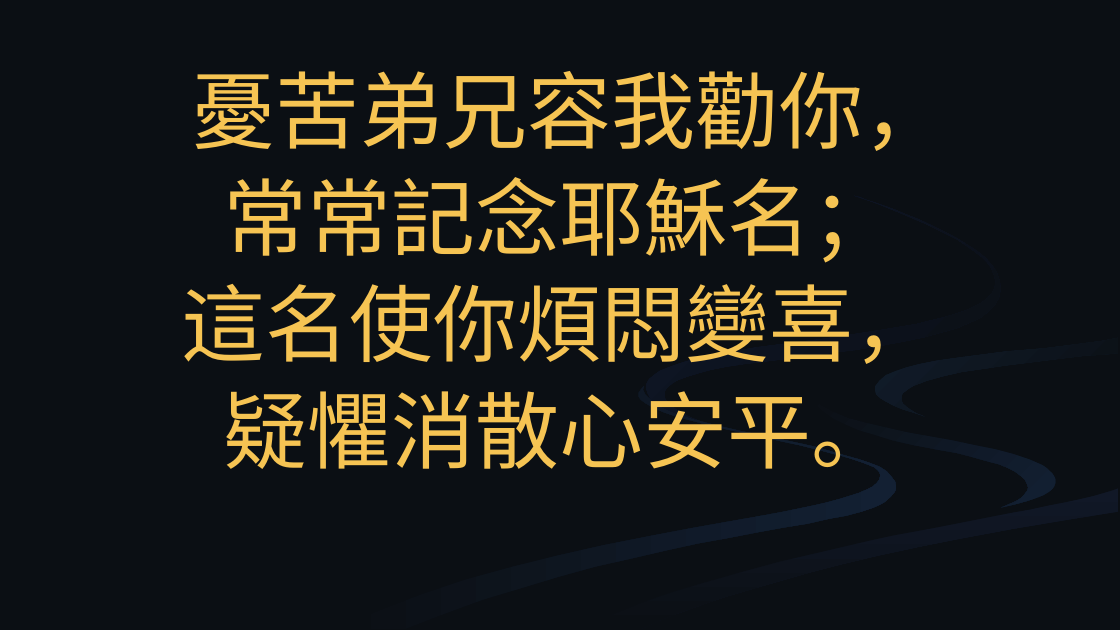
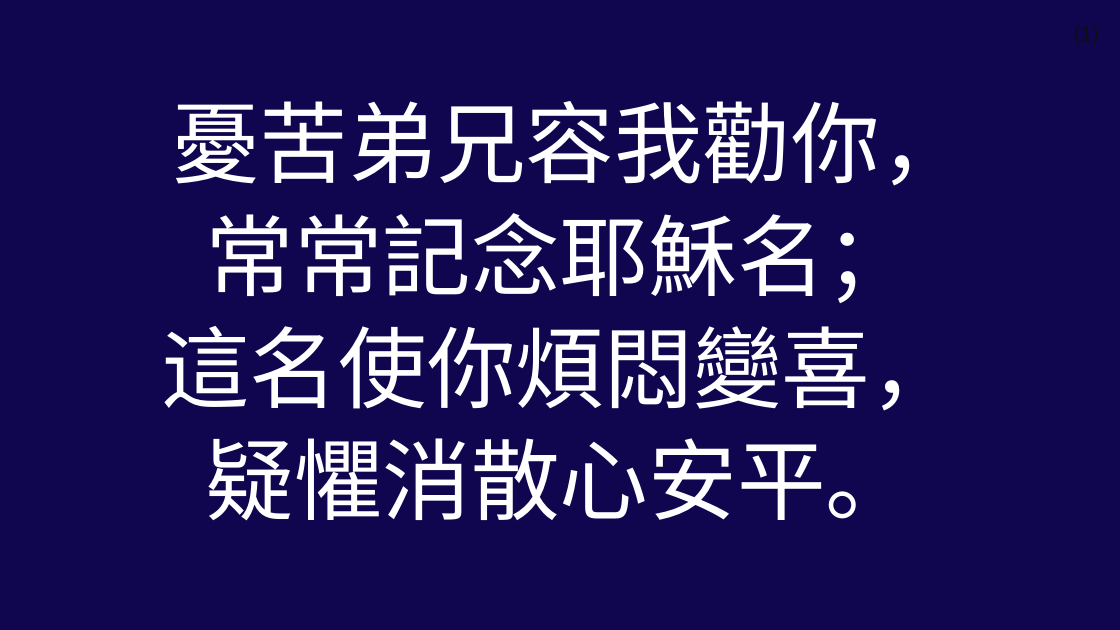
Before and after one commit to mvccc/zanmei, a slide deck: slide 2 of processed/mvccc/157_記念主名.pptx. Drawn at 1120x630 pixels with LibreOffice and Linux fonts; fonts in the diff are those of the drawing; background and template pictures are left out. Boxes give left, top, right and bottom in pixels: in the first picture for what was removed or moved away, otherwise in the second. Text is boxed around its words. In the diff, an @@ line names an element or a change of style, - is before the commit and + after.

```diff
--- a/processed/mvccc/157_記念主名.pptx
+++ b/processed/mvccc/157_記念主名.pptx
@@ background #0B0F14 to picture (left out) @@
@@ text added at box(973, 21, 1099, 55), 18 pt, text #0B0F14 @@
+(1)
@@ text "憂苦弟兄容我勸你，": place and size @@
-text "憂苦弟兄容我勸你，" at box(182, 71, 947, 469)
+text "憂苦弟兄容我勸你，" at box(161, 101, 969, 521)
@@ text "憂苦弟兄容我勸你，" at box(161, 101, 969, 521): size 72 to 76 pt, text colour #F6C453 to #FFFFFF @@
@@ group removed at box(336, 196, 1119, 629): 6 freeform shapes @@
```
Also in this commit, not shown: 5 other slides changed, 3 slides added, 1 other file.
